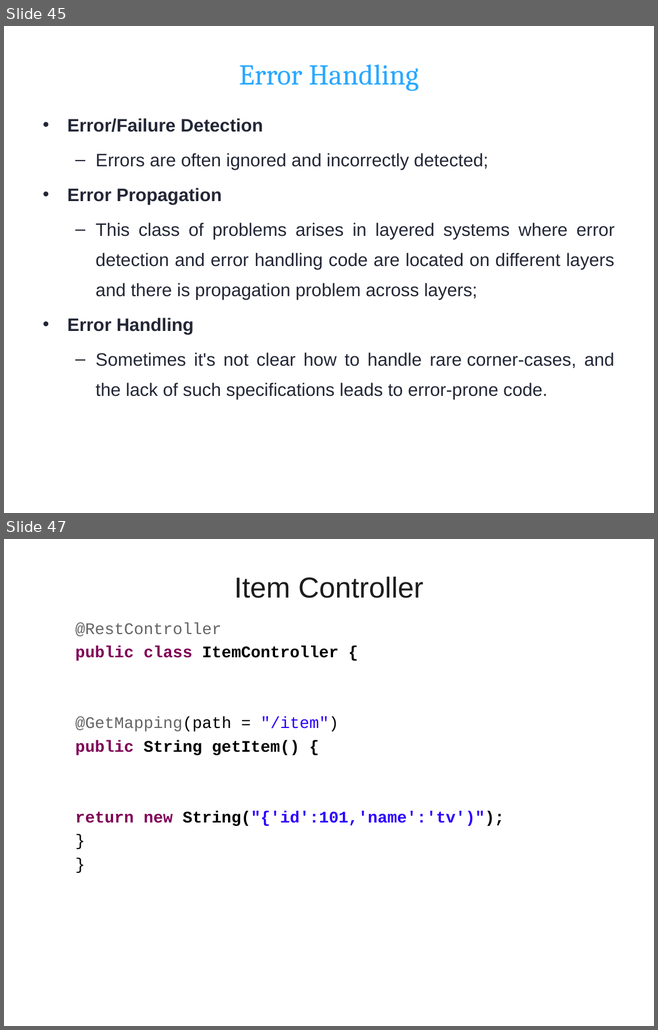
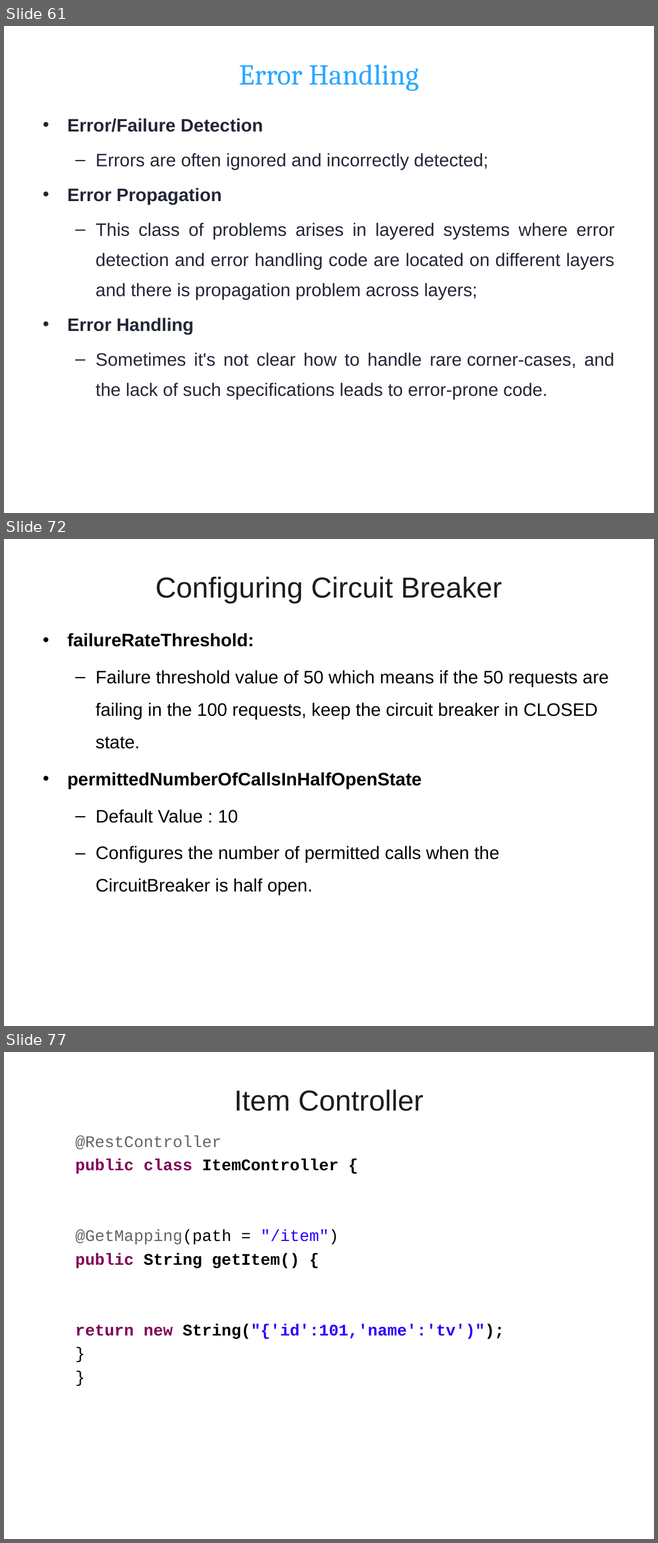
Before and after one commit to vatsank/spring_presentations, a slide deck: SpringMicroService_Module2_Ver02.ppt. Shown one above the other, each under a label of ours: slides 45 and 47 before the commit, slides 61, 72 and 77 after it; the slides between them are not shown. The pictures are 658x1030 and 658x1543 pixels, drawn with LibreOffice and Linux fonts; fonts in the diff are those of the drawing; background and template pictures are left out. Boxes give left, top, right and bottom in pixels: in the first picture for what was removed or moved away, otherwise in the second. Text is boxed around its words. In the diff, an @@ line names an element or a change of style, - is before the commit and + after.

```diff
--- a/SpringMicroService_Module2_Ver02.ppt
+++ b/SpringMicroService_Module2_Ver02.ppt
@@ slide 72 added at box(4, 539, 654, 1026), background picture (left out) @@
@@ title added at box(155, 577, 502, 603), 32 pt, text #1C1C1C @@
+Configuring Circuit Breaker
@@ text added at box(67, 633, 608, 896), 20 pt, text #000000 @@
+• failureRateThreshold:
+  – Failure threshold value of 50 which means if the 50 requests are failing in the 100 requests, keep the circuit breaker in CLOSED state.
+• permittedNumberOfCallsInHalfOpenState
+  – Default Value : 10
+  – Configures the number of permitted calls when the CircuitBreaker is half open.
@@ what was slide 45 is now slide 61 @@
@@ what was slide 47 is now slide 77 @@
```
Also in this commit, not shown: 10 slides changed, 30 other slides added.
